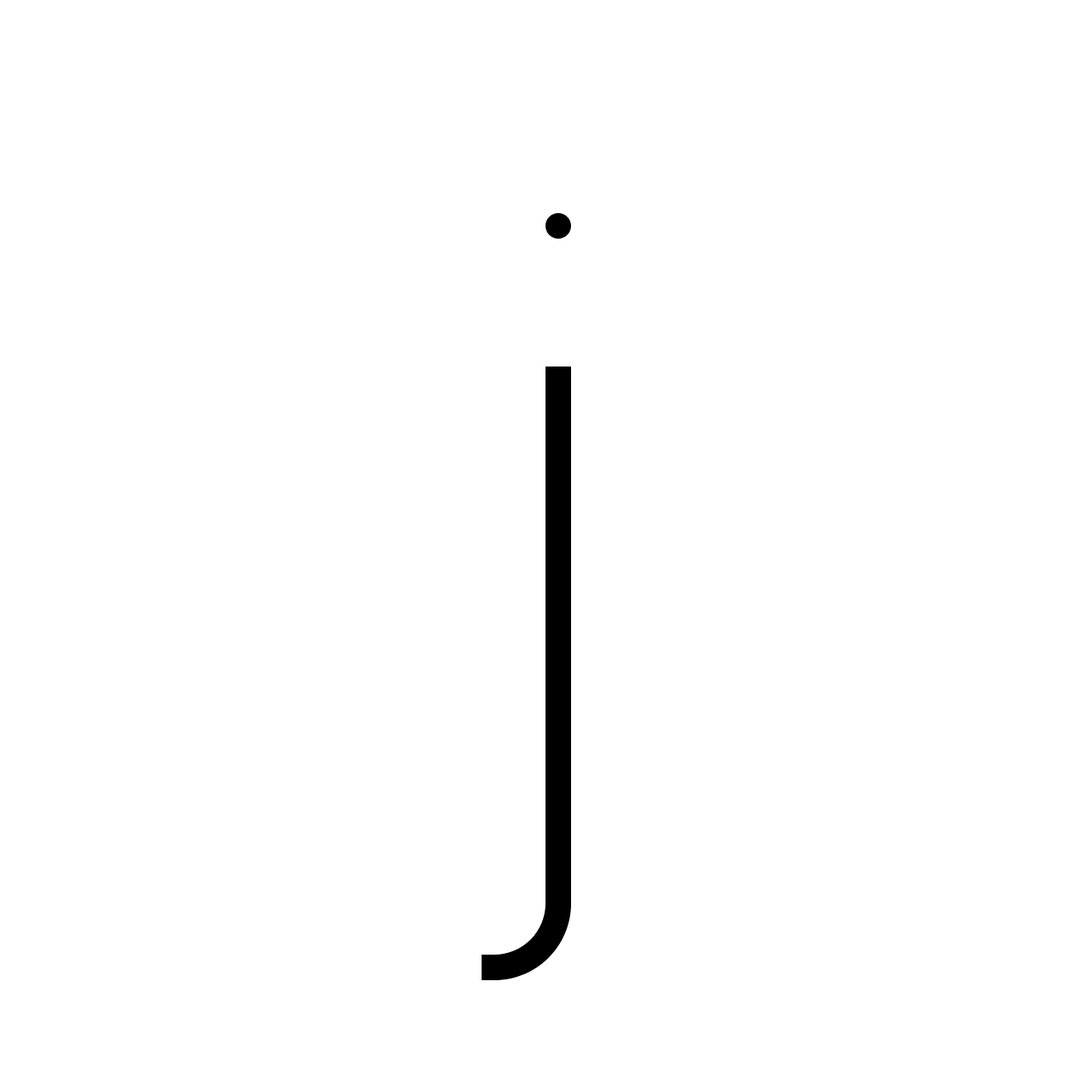
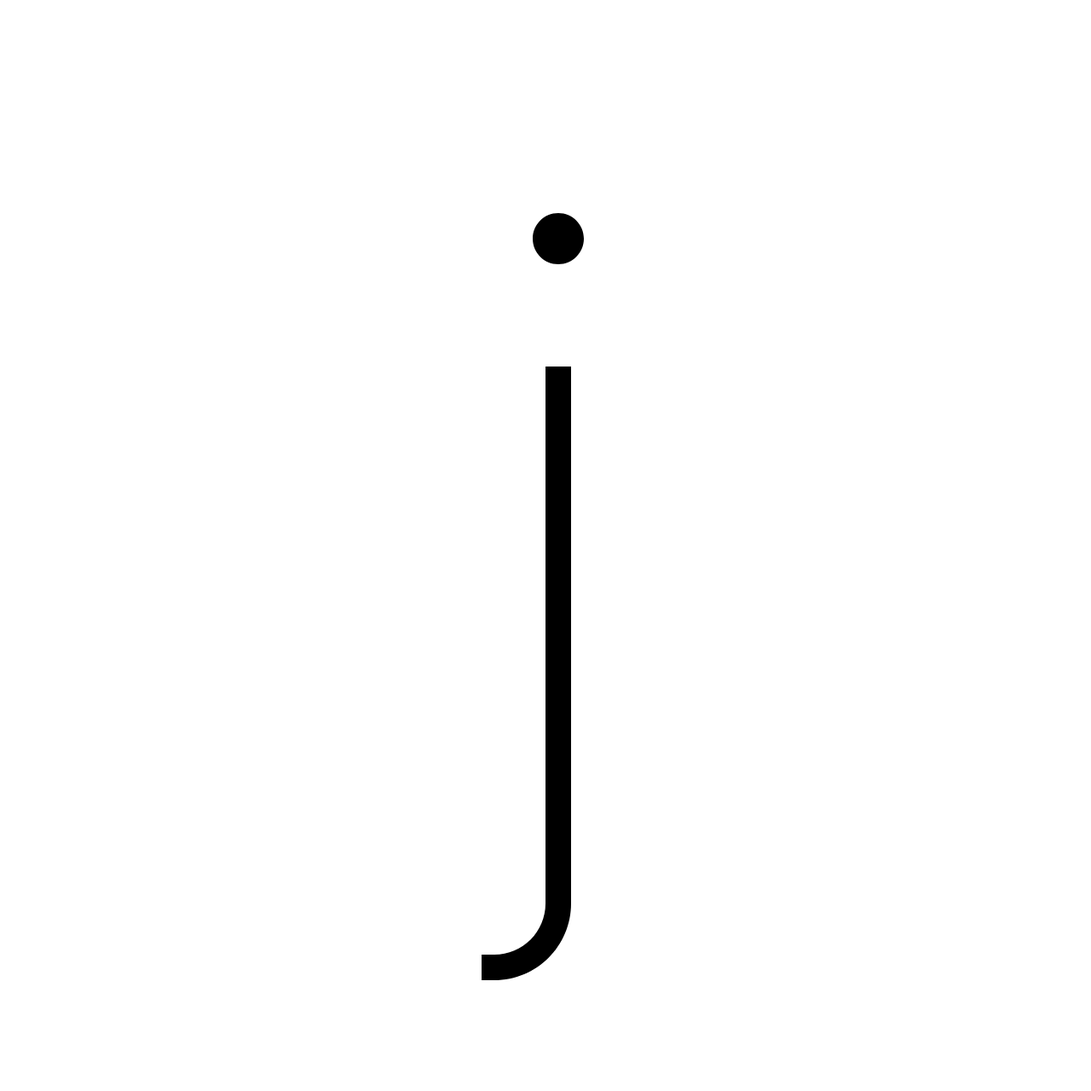
Layered file, before and after one edit (w=1091, h=1091). Changes by layer:
pixels changed over <box>532,213,585,265</box> (layer not identified)
